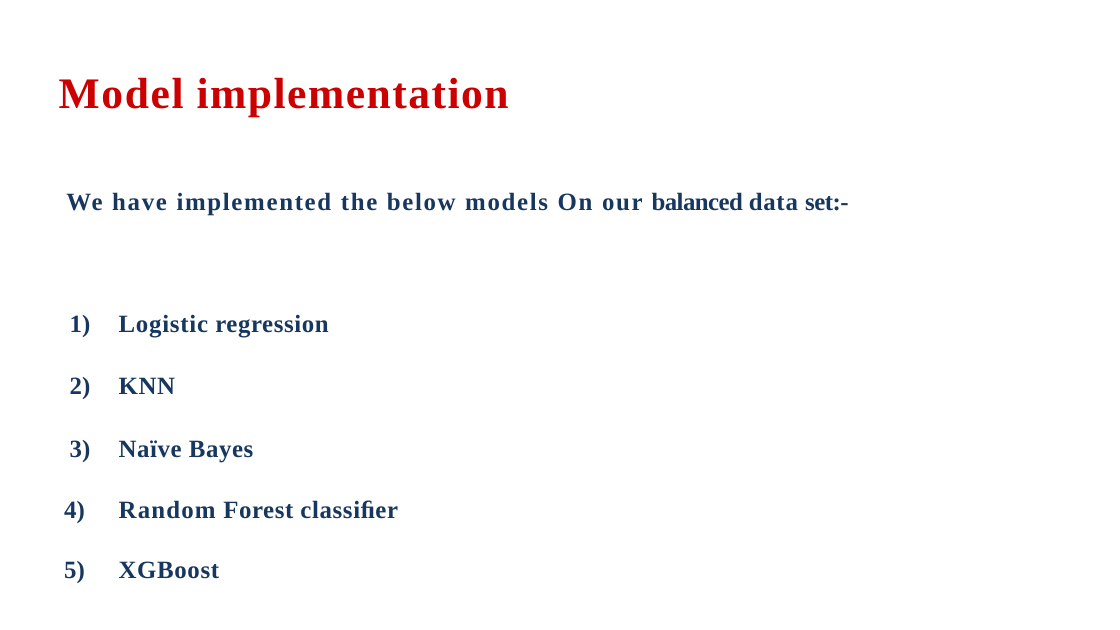
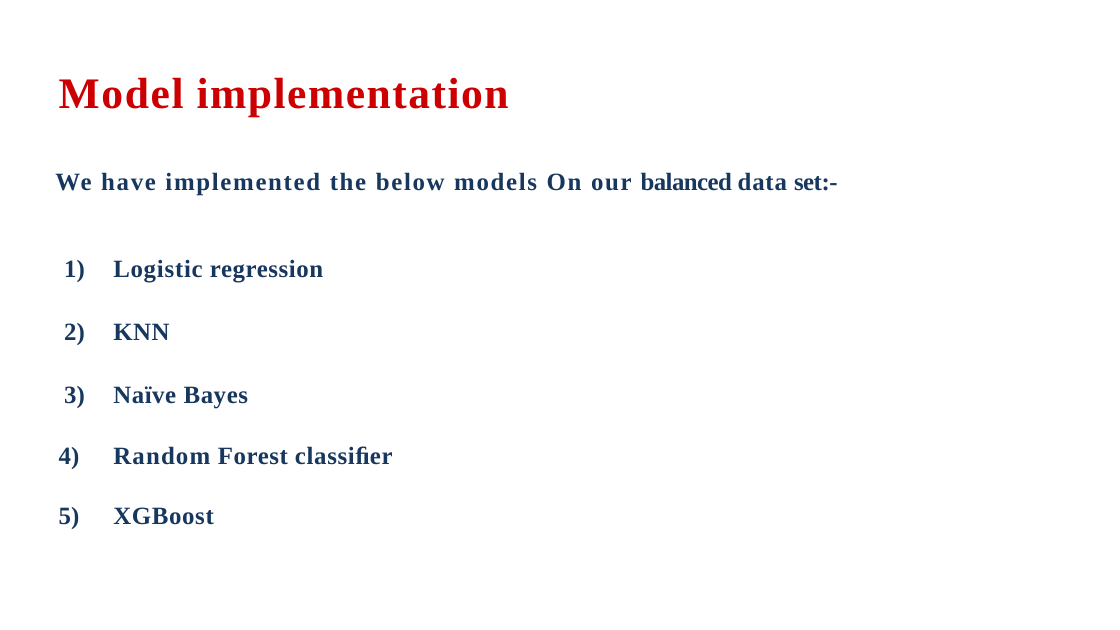
Before and after one commit to AnnayanB/SupervisedML_BankMarketingCampaigns, a slide deck: slide 23 of Presentation-Bank Marketing Effectiveness Prediction.pptx.pptx. Drawn at 1120x630 pixels with LibreOffice and Linux fonts; fonts in the diff are those of the drawing; background and template pictures are left out. Boxes give left, top, right and bottom in pixels: in the first picture for what was removed or moved away, otherwise in the second. Text is boxed around its words. In the diff, an @@ line names an element or a change of style, - is before the commit and + after.

Commit message:
added ppt

```diff
--- a/Presentation-Bank Marketing Effectiveness Prediction.pptx.pptx
+++ b/Presentation-Bank Marketing Effectiveness Prediction.pptx.pptx
@@ text "We have implemented the below ...": place and size @@
-text "We have implemented the below ..." at (66, 192, 849, 216)
+text "We have implemented the below ..." at (55, 172, 838, 196)
@@ text "Logistic regression": place and size @@
-text "Logistic regression" at (119, 314, 398, 579)
+text "Logistic regression" at (113, 259, 393, 525)
```
